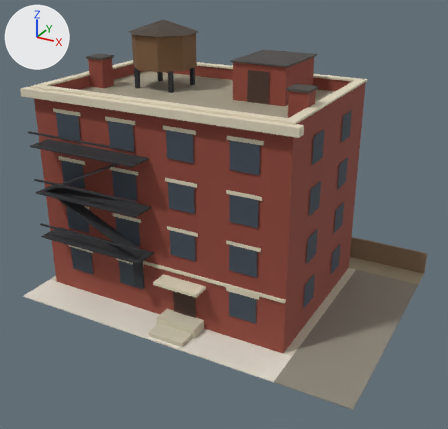
The glTF model public/models/terrace_n.glb, before and after one commit.
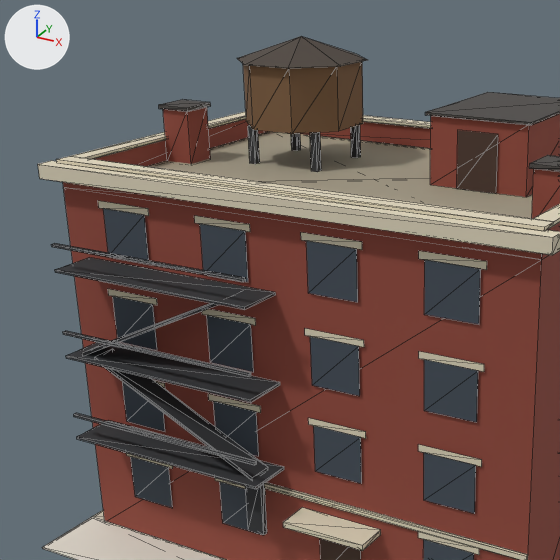
There are two pictures of each version: one whole from a 50 mm camera at (18.59, -34.79, 22.86) aimed at (0.19, -1.34, 6.13), one close up on the part from 0% to 68% of the width and 0% to 71% of the height. The lights are fixed; the arrows at upper left show +X, +Y and +Z. The older version's two pictures come first. The close-ups show mesh edges as thin lines. Vertices at exactly the same position are counted once.

Names of what the first close-up shows: 'terrace_n'.
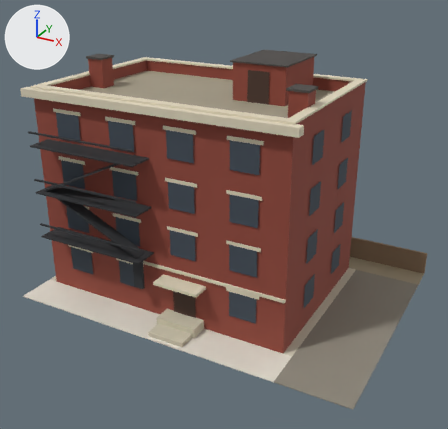
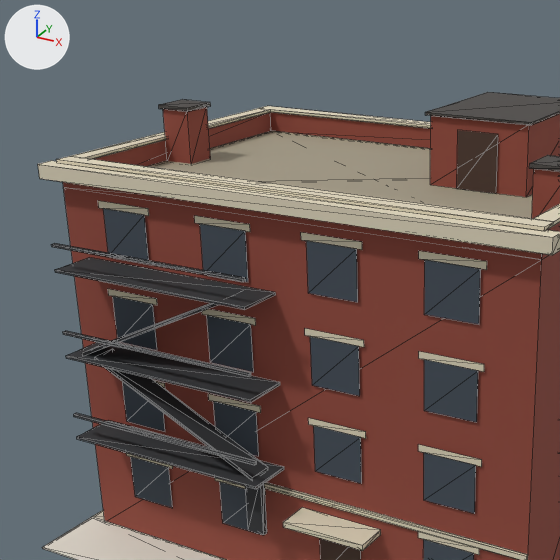
The edits, one by one:
me_terrace_n is used by ob_terrace_n; location (0.0, 0.0, 0.0).
me_terrace_n had 591 vertices, 696 faces and spanned x -12.0..12.0, y -8.5..8.5, z 0.0..18.0.
me_terrace_n now has 534 vertices, 606 faces and spans x -12.0..12.0, y -8.5..8.5, z 0.0..16.0.
me_terrace_n part 1: 6 loose pieces with 57 vertices, spanning x -8.6..-4.0, y -0.5..4.1, z 13.5..18.0, are deleted.
me_terrace_n no longer uses material mat_td_wood (brown #7a5a3c).
me_terrace_n no longer uses material mat_td_tank_roof (brown #4a4038).

Location of each change, [x1, y1, x2, y2] in pixels of the close-ups (560 x 560 px):
'terrace_n', reshaped: before [38, 36, 560, 560]; after [38, 92, 560, 560]
part 1 of me_terrace_n, deleted: before [237, 36, 367, 172]
